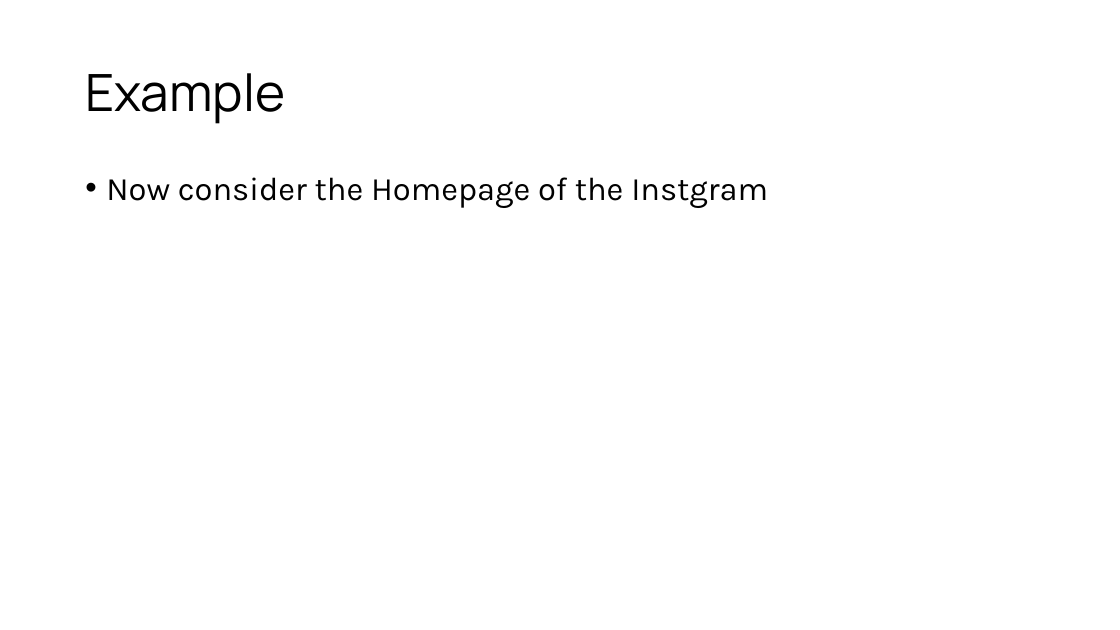
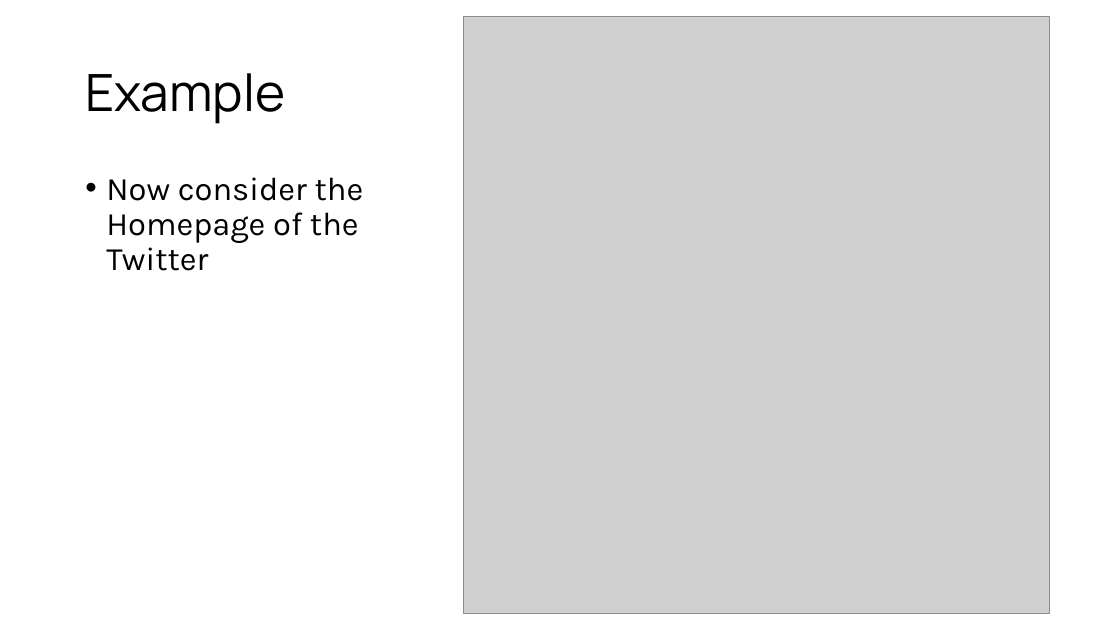
Before and after one commit to d33kshant/webdev-workshop, a slide deck: slide 30 of resources/workshop-presentation.pptx (slide 31 before the commit). Drawn at 1120x630 pixels with LibreOffice and Linux fonts; fonts in the diff are those of the drawing; grey boxes stand for pictures. Boxes give left, top, right and bottom in pixels: in the first picture for what was removed or moved away, otherwise in the second. Text is boxed around its words. In the diff, an @@ line names an element or a change of style, - is before the commit and + after.

```diff
--- a/resources/workshop-presentation.pptx
+++ b/resources/workshop-presentation.pptx
@@ picture added at bbox=[464, 17, 1049, 613] @@
@@ text at bbox=[106, 177, 364, 271]: text changed @@
-• Now consider the Homepage of the Instgram
+• Now consider the Homepage of the Twitter
```
Also in this commit, not shown: 4 other slides changed, 5 slides added, 2 slides removed.
